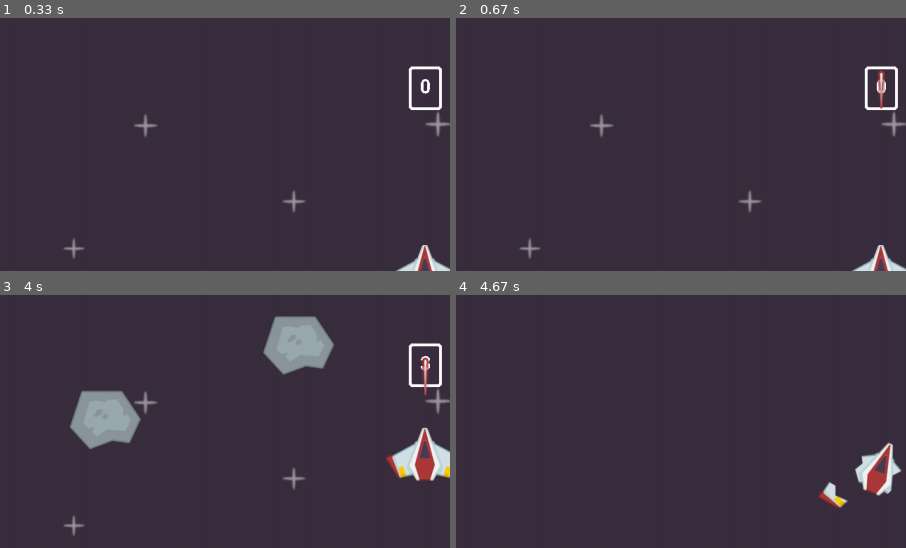
Above: before the commit, frames 1-4 (two rows, left to right).
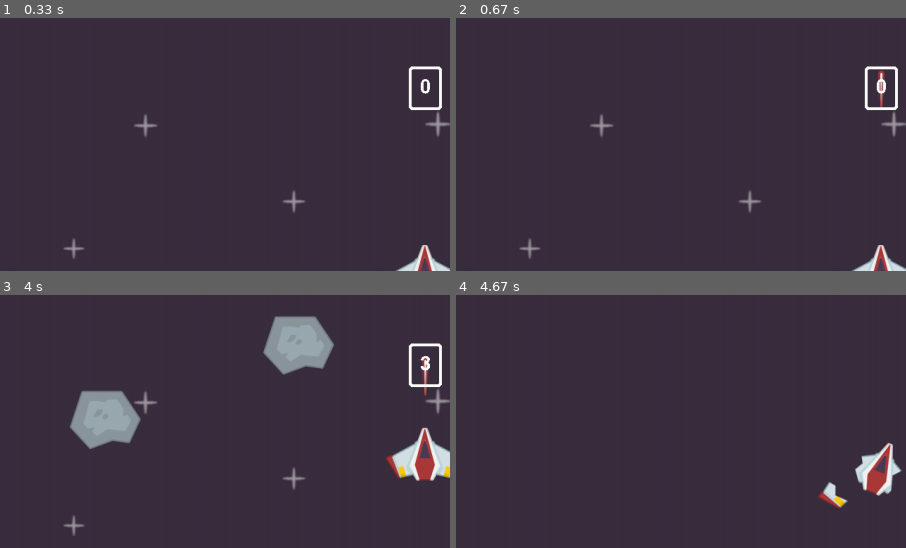
Above: after the commit, the same moments.

Repository: clear-code-projects/UltimatePygameIntroRemake
Game: pygame game, started from code basic/main.py
The game is run twice, just before and just after one commit, with the same random seed, the same clock (stepped at 60 frames per second) and the same inputs.
Inputs:
- Up to frame 1 (0.33 s): no input
- Up to frame 2 (0.67 s): tap Space at 0.33 s
- Up to frame 3 (4 s): tap Enter at 0.67 s; hold Right 1-1.47 s; tap Space at 1.07, 1.37, 1.57, 1.9, 2.2, 2.4, 2.7, 2.97, 3.3, 3.6, 3.73 s; hold Up 1.5-1.8 s; hold Right 1.83-2.3 s; hold Left 2.33-2.87 s; hold Down 2.9-3.2 s; hold Left 3.23-3.63 s; hold Up from 3.67 s (still down)
- Up to frame 4 (4.67 s): release Up at 4.03 s; hold Right from 4.07 s (still down); tap Space at 4.13, 4.43 s
The pictures show only the part of the screen within x 3-53%, y 0-50%; the shares and areas given below are measured in that part.

Frame 1 is identical in both runs. In frame 2, less than 0.1% of the frame differs, in the area x 93-96%, y 24-36%; in frame 3, less than 0.1%; in frame 4, nothing differs.

Commit message:
display score over player and rocks

Diff:
--- a/code basic/main.py
+++ b/code basic/main.py
@@ -139,9 +139,6 @@
 	else:
 		display_surface.blit(star_bg_surf,(0,0))
 
-		score = pygame.time.get_ticks() - start_time
-		display_score(score)
-
 		# display laser
 		if laser_data:
 			for laser_dict in laser_data:
@@ -189,6 +186,10 @@
 			meteor_data = [meteor_dict for meteor_dict in meteor_data if not meteor_dict['dokill']]
 			laser_data = [laser_dict for laser_dict in laser_data if not laser_dict['dokill']]
 
+		# display scores
+		score = pygame.time.get_ticks() - start_time
+		display_score(score)
+
 		# display lifes
 		display_lifes(lifes)
 
